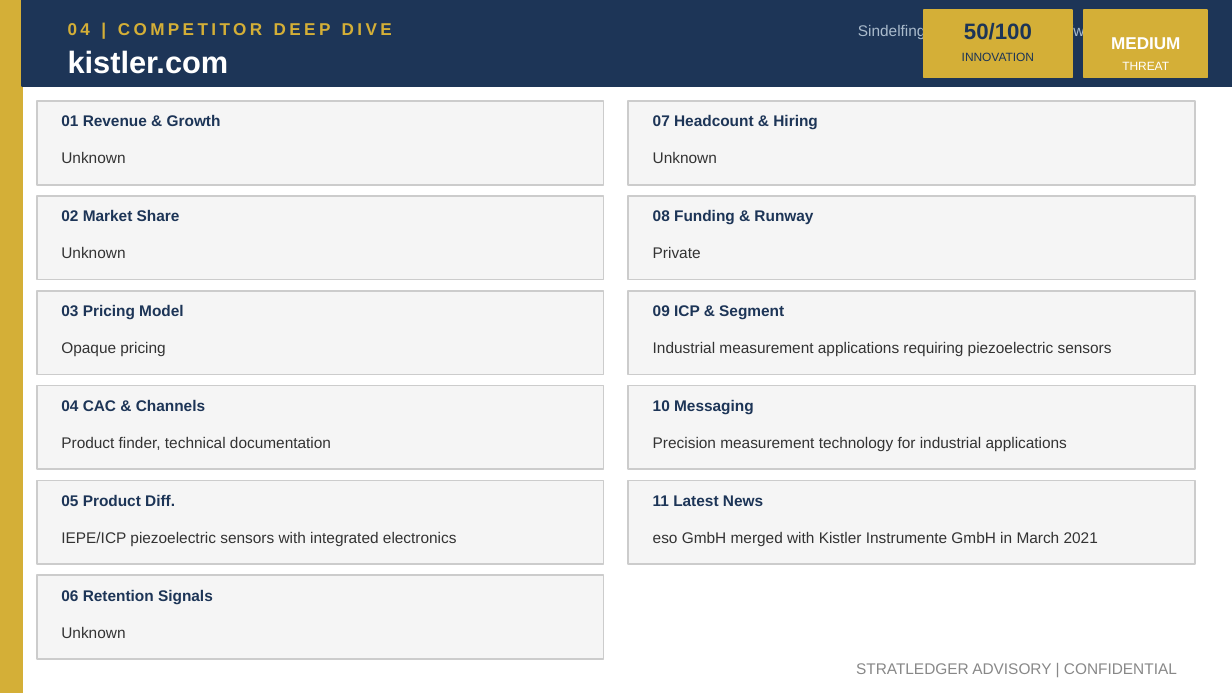
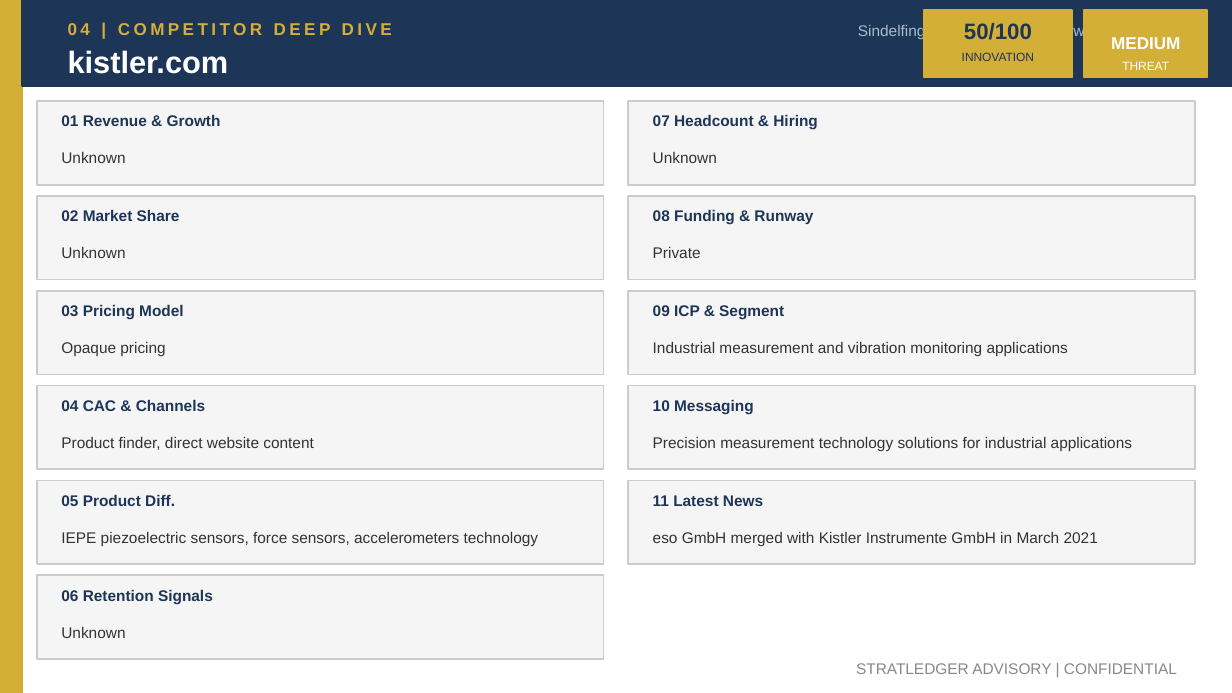
Before and after one commit to apexmakeshop-dot/droplet-commands, a slide deck: slide 7 of mesh_bioplastics_CI_Report.pptx. Drawn at 1232x693 pixels with LibreOffice and Linux fonts; fonts in the diff are those of the drawing. Boxes give left, top, right and bottom in pixels: in the first picture for what was removed or moved away, otherwise in the second. Text is boxed around its words. In the diff, an @@ line names an element or a change of style, - is before the commit and + after.

```diff
--- a/mesh_bioplastics_CI_Report.pptx
+++ b/mesh_bioplastics_CI_Report.pptx
@@ text at [653, 342, 1068, 356]: text changed @@
-Industrial measurement applications requiring piezoelectric sensors
+Industrial measurement and vibration monitoring applications
@@ text at [61, 437, 314, 450]: text changed @@
-Product finder, technical documentation
+Product finder, direct website content
@@ text at [653, 437, 1132, 451]: text changed @@
-Precision measurement technology for industrial applications
+Precision measurement technology solutions for industrial applications
@@ text at [61, 532, 538, 546]: text changed @@
-IEPE/ICP piezoelectric sensors with integrated electronics
+IEPE piezoelectric sensors, force sensors, accelerometers technology
```
Also in this commit, not shown: 4 other slides changed.
